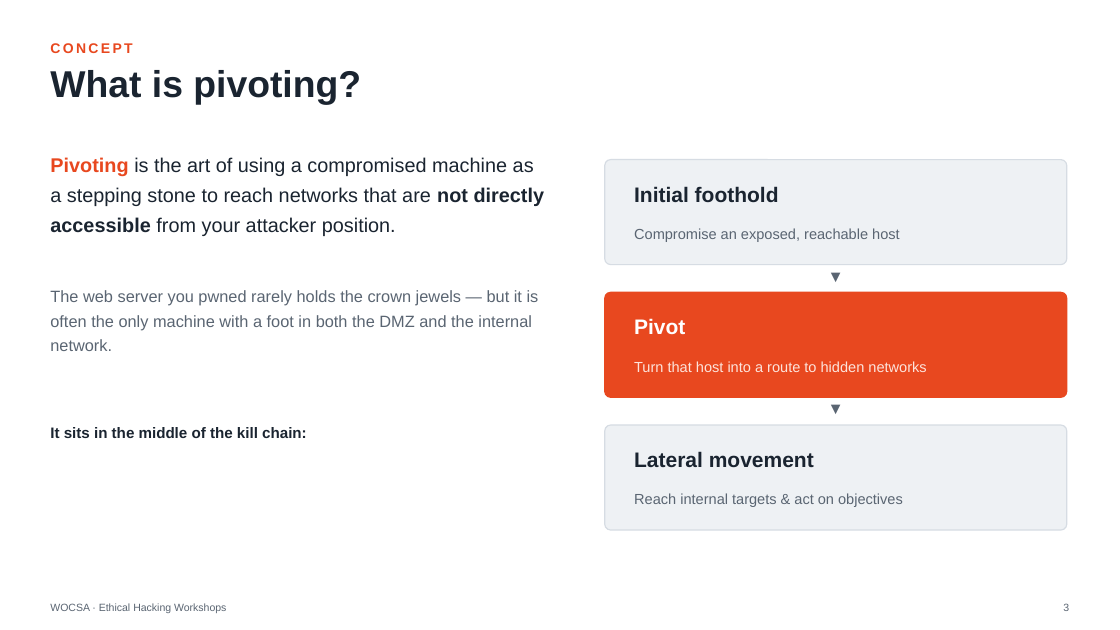
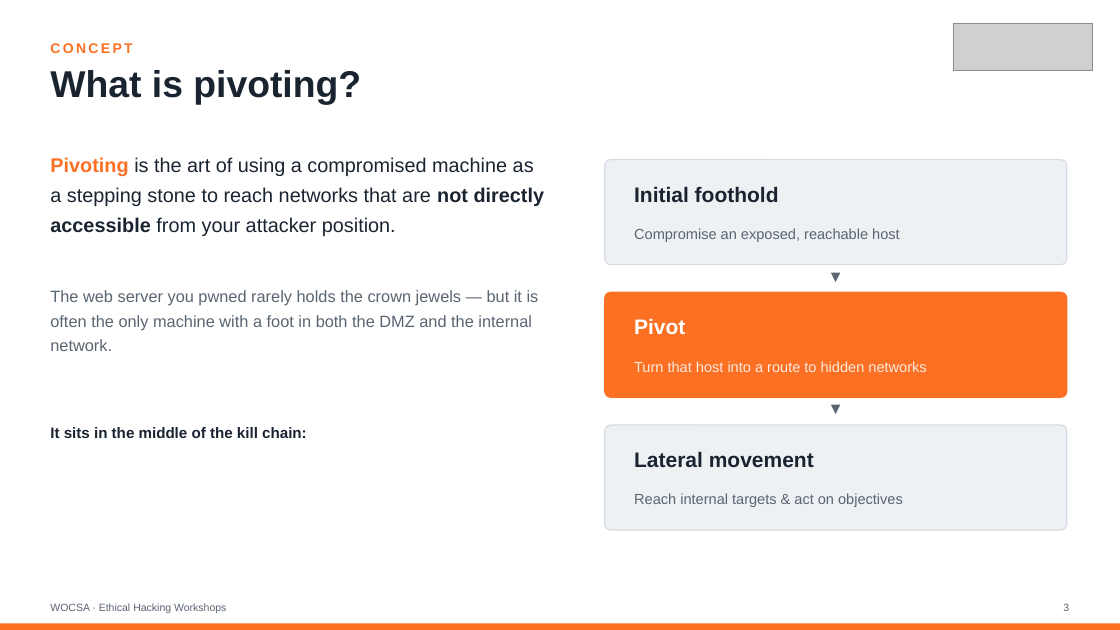
Before and after one commit to wocsa/WOCSA_Ethical_Hacking_Workshop, a slide deck: slide 3 of Network/Pivoting/WOCSA-Diapo_Pivoting_Lateral_Movement.pptx. Drawn at 1120x630 pixels with LibreOffice and Linux fonts; fonts in the diff are those of the drawing; grey boxes stand for pictures. Boxes give left, top, right and bottom in pixels: in the first picture for what was removed or moved away, otherwise in the second. Text is boxed around its words. In the diff, an @@ line names an element or a change of style, - is before the commit and + after.

```diff
--- a/Network/Pivoting/WOCSA-Diapo_Pivoting_Lateral_Movement.pptx
+++ b/Network/Pivoting/WOCSA-Diapo_Pivoting_Lateral_Movement.pptx
@@ picture added at (954,24,1092,70) @@
@@ text "CONCEPT" at (50,43,132,53): text colour #E8481F to #FB7023 @@
@@ text "Pivoting is the art of ..." at (50,157,545,236): text colour #E8481F to #FB7023 in "Pivoting" @@
@@ rounded rectangle at (605,292,1067,397): fill #E8481F to #FB7023; outline #E8481F 1 pt to #FB7023 1 pt @@
@@ text "Turn that host into a ..." at (634,361,926,372): text colour #FDE3DB to #FEEADF @@
@@ rectangle added at (0,623,1120,630), fill #FB7023 @@
```
Also in this commit, not shown: 16 other slides changed, 1 slide added, 1 other file.
